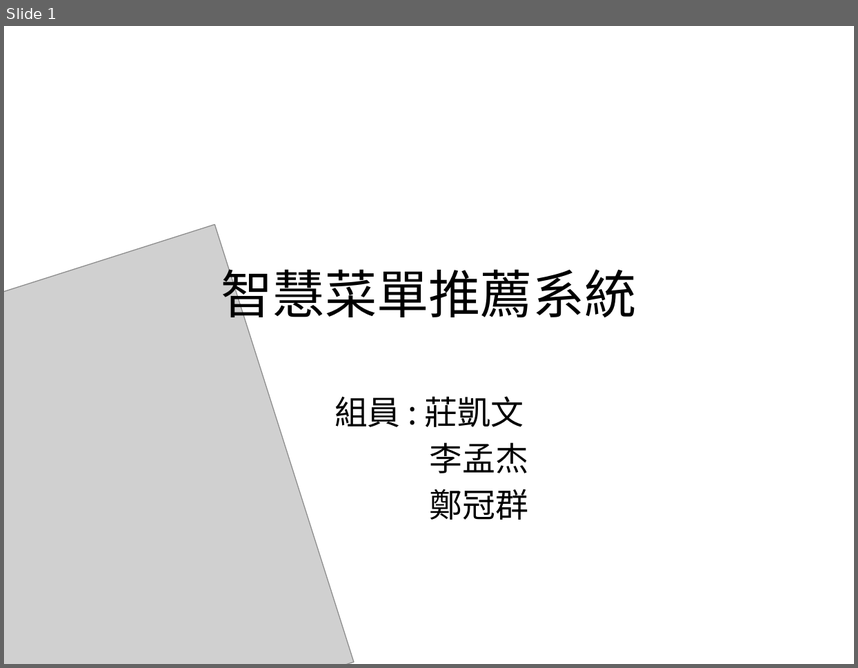
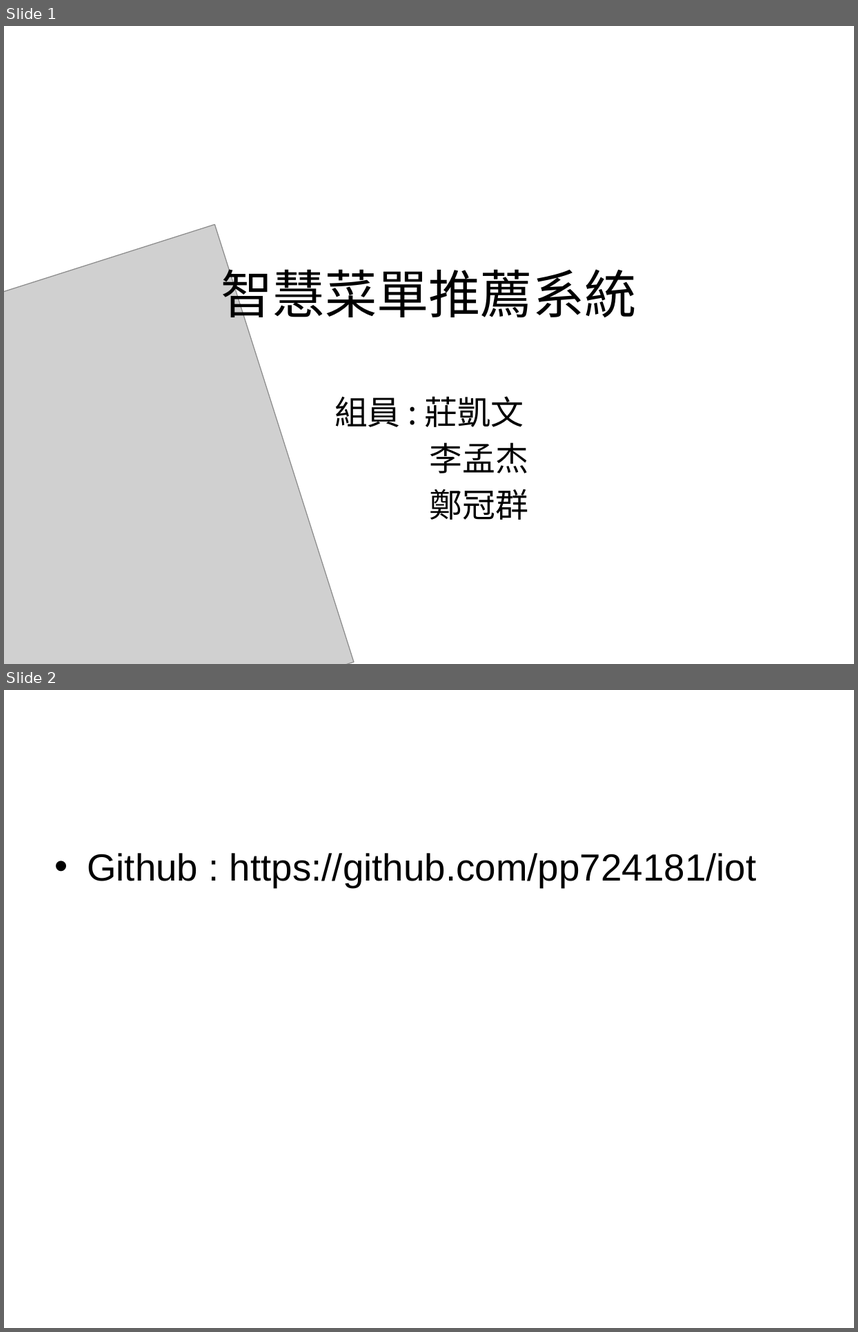
Before and after one commit to pp724181/iot, a slide deck: 智慧菜單推薦系統.pptx. Shown one above the other, each under a label of ours: slide 1 before the commit, slides 1 and 2 after it. The pictures are 858x668 and 858x1332 pixels, drawn with LibreOffice and Linux fonts; fonts in the diff are those of the drawing; grey boxes stand for pictures; background and template pictures are left out. Boxes give left, top, right and bottom in pixels: in the first picture for what was removed or moved away, otherwise in the second. Text is boxed around its words. In the diff, an @@ line names an element or a change of style, - is before the commit and + after.

```diff
--- a/智慧菜單推薦系統.pptx
+++ b/智慧菜單推薦系統.pptx
@@ slide 2 added at [4,690,854,1328], background picture (left out) @@
@@ text added at [87,853,757,887], 32 pt, text #000000 @@
+• Github : https://github.com/pp724181/iot
```
